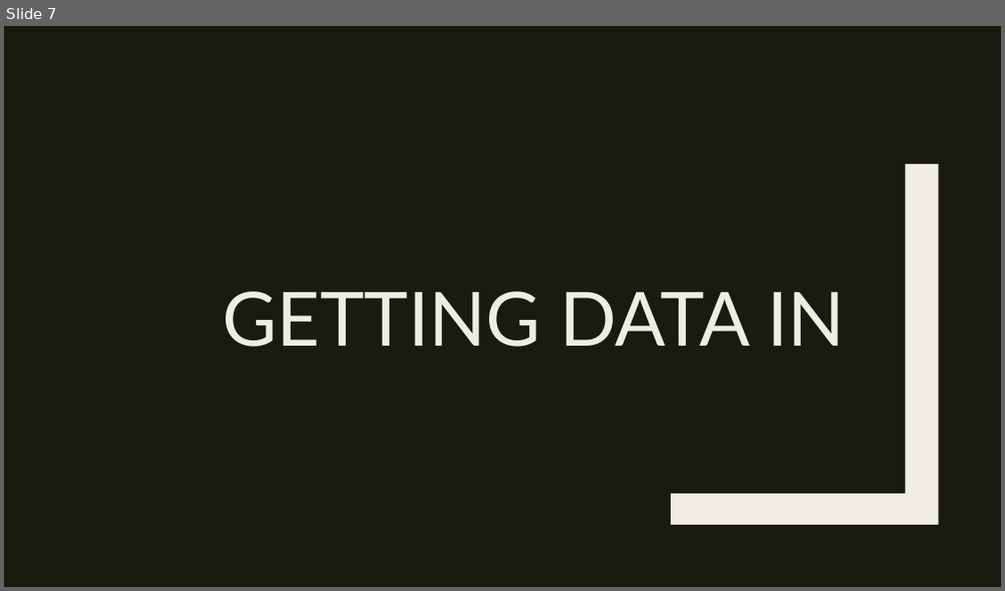
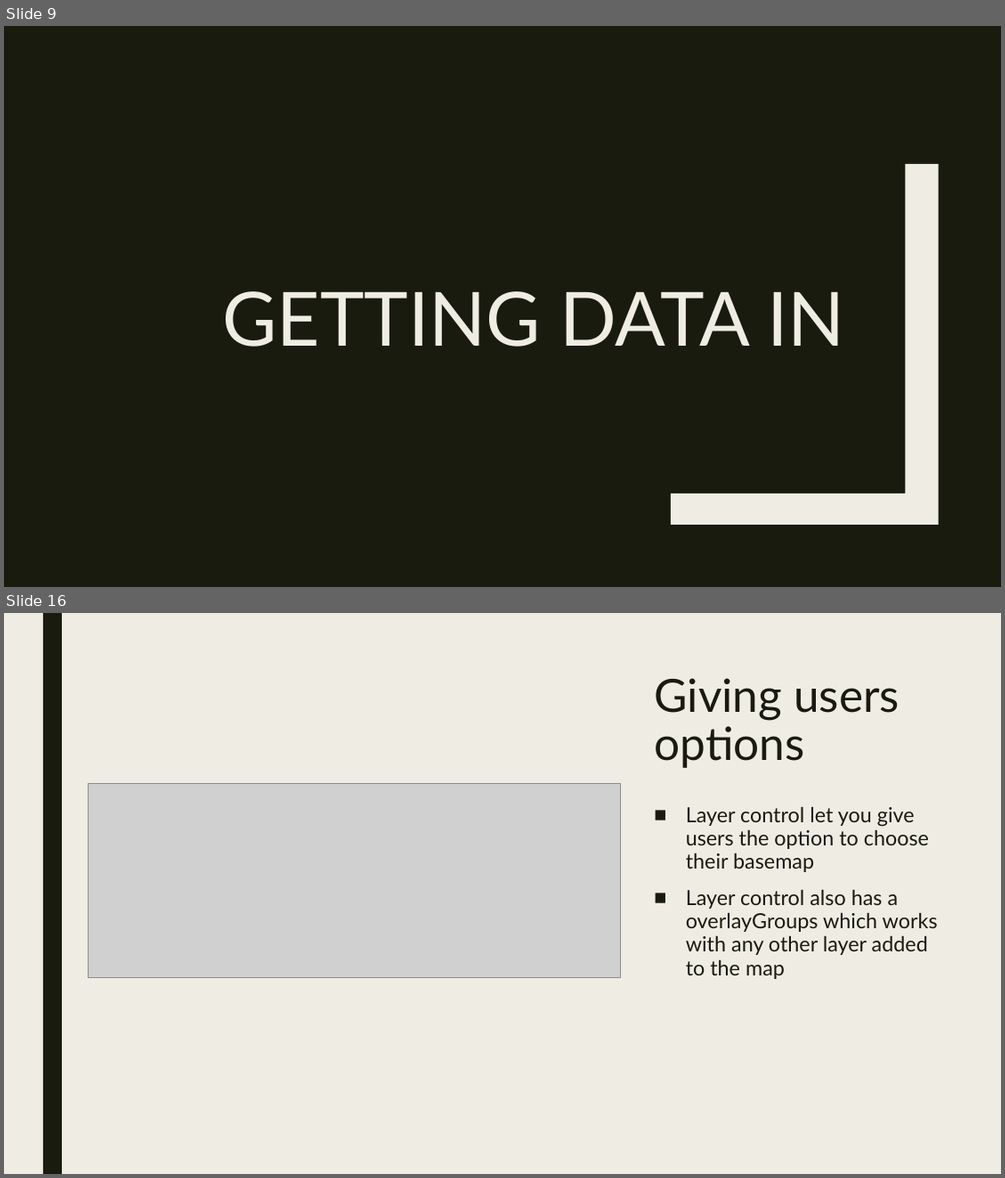
Before and after one commit to RforOperations2018/Class_9-Leaflet, a slide deck: Class 9.pptx. Shown one above the other, each under a label of ours: slide 7 before the commit, slides 9 and 16 after it; the slides between them are not shown. The pictures are 1005x591 and 1005x1178 pixels, drawn with LibreOffice and Linux fonts; fonts in the diff are those of the drawing; grey boxes stand for pictures. Boxes give left, top, right and bottom in pixels: in the first picture for what was removed or moved away, otherwise in the second. Text is boxed around its words. In the diff, an @@ line names an element or a change of style, - is before the commit and + after.

```diff
--- a/Class 9.pptx
+++ b/Class 9.pptx
@@ slide 16 added at (x1=4, y1=613, x2=1001, y2=1174), background #EFEDE3 @@
@@ rectangle added at (x1=43, y1=613, x2=62, y2=1174), fill #191B0E @@
@@ title added at (x1=654, y1=678, x2=899, y2=768), 44 pt, text #191B0E @@
+Giving users options
@@ picture added at (x1=88, y1=784, x2=621, y2=977) @@
@@ text added at (x1=686, y1=806, x2=938, y2=979), 20 pt, text #191B0E @@
+■ Layer control let you give users the option to choose their basemap
+■ Layer control also has a overlayGroups which works with any other layer added to the map
@@ what was slide 7 is now slide 9 @@
```
Also in this commit, not shown: 2 slides changed, 18 other slides added, 3 slides removed, 1 other file.
